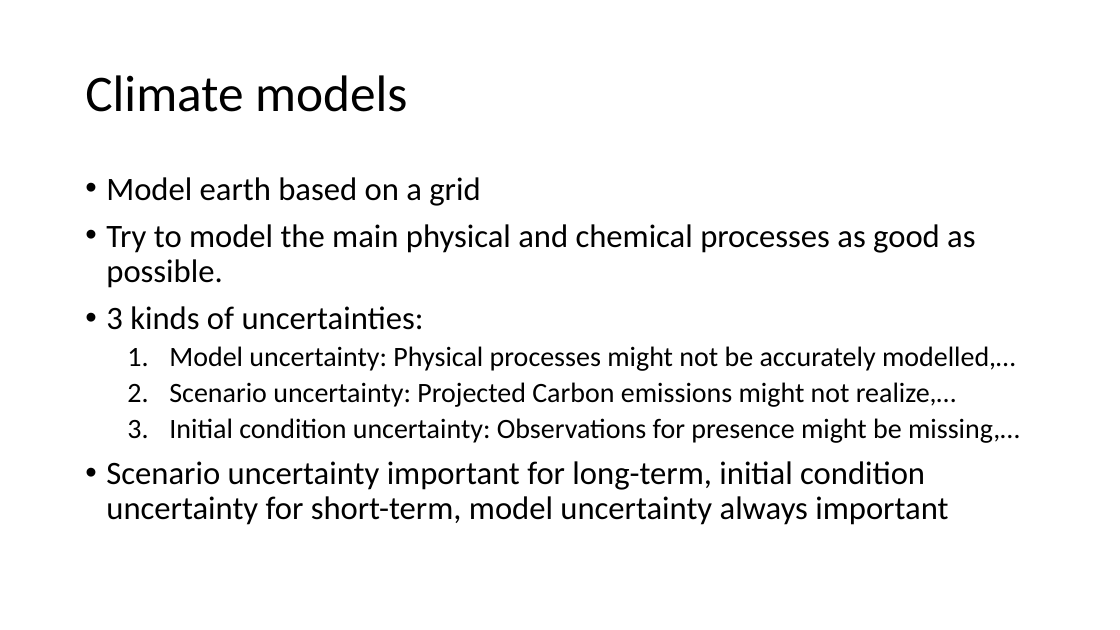
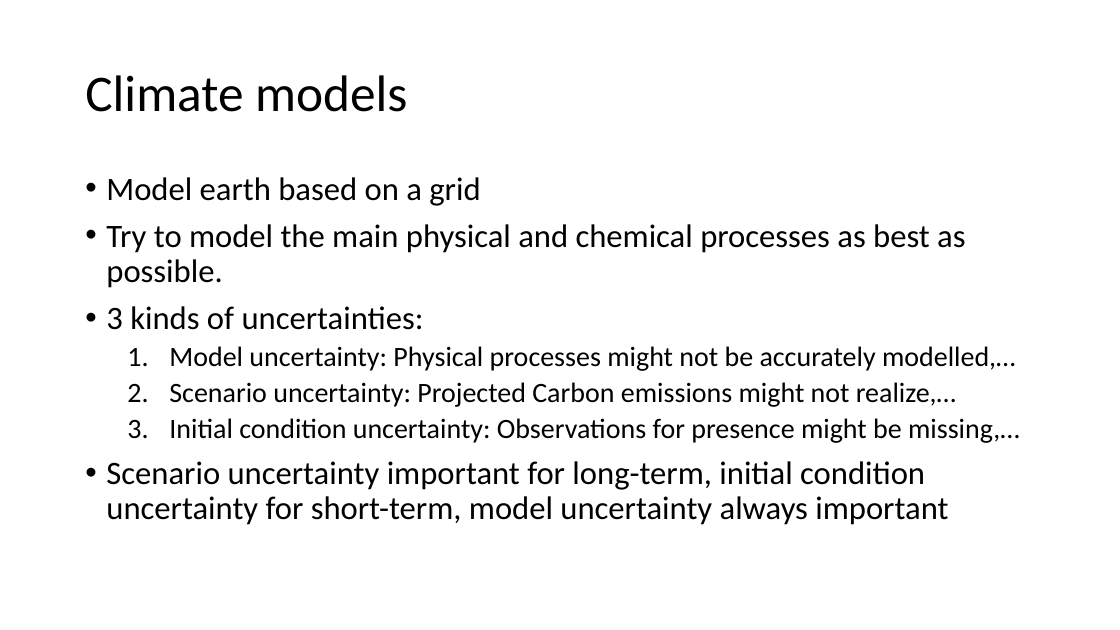
Before and after one commit to fussballball/stat222, a slide deck: slide 2 of Presentation 1 Climate Change Problem.pptx (slide 3 before the commit). Drawn at 1120x630 pixels with LibreOffice and Linux fonts; fonts in the diff are those of the drawing. Boxes give left, top, right and bottom in pixels: in the first picture for what was removed or moved away, otherwise in the second. Text is boxed around its words. In the diff, an @@ line names an element or a change of style, - is before the commit and + after.

```diff
--- a/Presentation 1 Climate Change Problem.pptx
+++ b/Presentation 1 Climate Change Problem.pptx
@@ text at [106,224,965,288]: text changed @@
-• Try to model the main physical and chemical processes as good as possible.
+• Try to model the main physical and chemical processes as best as possible.
```
Also in this commit, not shown: 2 other slides changed, 1 slide added, 1 slide removed, 1 other file.
